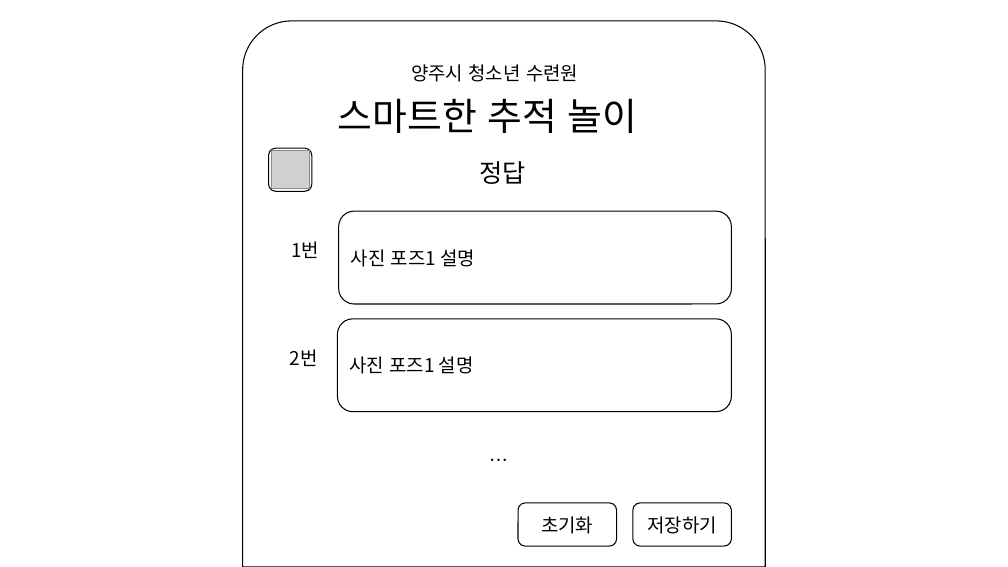
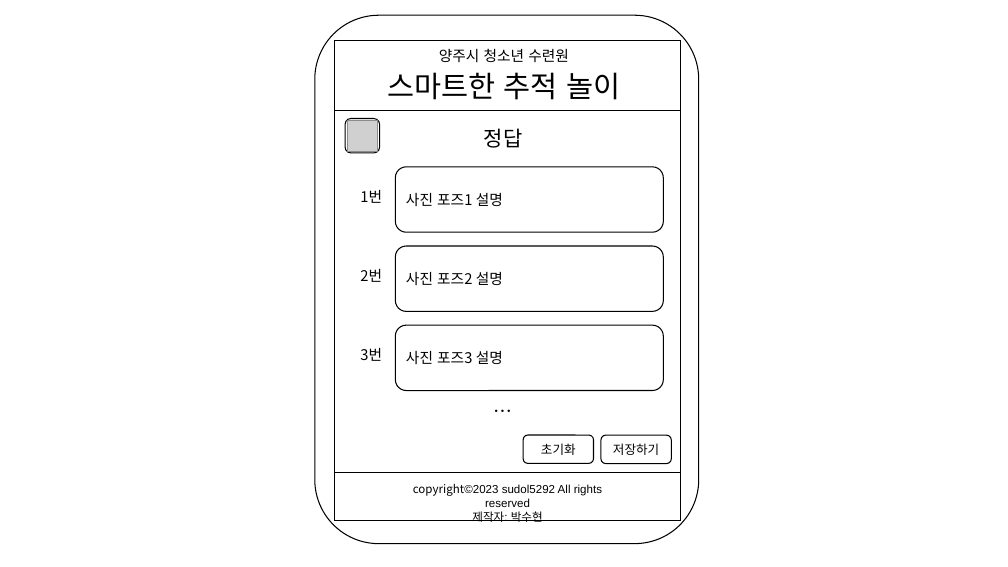
Before and after one commit to hyun5292/React, a slide deck: slide 4 of smart-tracking-game/smart-tracking-game-client/public/assets/스마트한_추적놀이_기획.pptx. Drawn at 1008x567 pixels with LibreOffice and Linux fonts; fonts in the diff are those of the drawing; grey boxes stand for pictures. Boxes give left, top, right and bottom in pixels: in the first picture for what was removed or moved away, otherwise in the second. Text is boxed around its words. In the diff, an @@ line names an element or a change of style, - is before the commit and + after.

```diff
--- a/smart-tracking-game/smart-tracking-game-client/public/assets/스마트한_추적놀이_기획.pptx
+++ b/smart-tracking-game/smart-tracking-game-client/public/assets/스마트한_추적놀이_기획.pptx
@@ round same rect removed at (243, 21, 765, 567) @@
@@ rounded rectangle added at (315, 15, 699, 544), fill #FFFFFF, outline #000000 1 pt @@
@@ rectangle added at (335, 40, 681, 110), fill #FFFFFF, outline #000000 1 pt @@
@@ text "양주시 청소년 수련원": place and size @@
-text "양주시 청소년 수련원" at (411, 64, 578, 82)
+text "양주시 청소년 수련원" at (439, 48, 569, 62)
@@ text "양주시 청소년 수련원" at (439, 48, 569, 62): size 18 to 14 pt; alignment left to centre @@
@@ text "스마트한 추적 놀이": place and size @@
-text "스마트한 추적 놀이" at (338, 98, 638, 133)
+text "스마트한 추적 놀이" at (388, 72, 620, 100)
@@ text "스마트한 추적 놀이" at (388, 72, 620, 100): size 36 to 28 pt; alignment left to centre @@
@@ rectangle added at (335, 110, 681, 473), fill #FFFFFF, outline #000000 1 pt @@
@@ rounded rectangle: place and size @@
-rounded rectangle at (268, 148, 312, 191)
+rounded rectangle at (346, 119, 380, 154)
@@ picture: place and size @@
-picture at (271, 150, 309, 188)
+picture at (347, 120, 377, 150)
@@ text "정답": place and size @@
-text "정답" at (480, 161, 526, 184)
+text "정답" at (484, 128, 523, 148)
@@ text "정답" at (484, 128, 523, 148): size 24 to 20 pt @@
@@ rounded rectangle "사진 포즈1 설명": place and size @@
-rounded rectangle "사진 포즈1 설명" at (339, 211, 732, 304)
+rounded rectangle "사진 포즈1 설명" at (395, 167, 664, 232)
@@ text "1번": place and size @@
-text "1번" at (291, 241, 319, 258)
+text "1번" at (360, 190, 382, 203)
@@ size 18 to 14 pt in 3 elements at (395, 167, 664, 232), (360, 190, 382, 203), (360, 269, 382, 282) @@
@@ text "2번": place and size @@
-text "2번" at (290, 349, 318, 366)
+text "2번" at (360, 269, 382, 282)
@@ rounded rectangle added at (395, 246, 664, 311), fill #FFFFFF, outline #000000 1 pt, 14 pt, text #000000 @@
+사진 포즈2 설명
@@ rounded rectangle "사진 포즈3 설명": place and size @@
-rounded rectangle "사진 포즈3 설명" at (337, 319, 731, 412)
+rounded rectangle "사진 포즈3 설명" at (395, 325, 664, 390)
@@ text added at (360, 348, 382, 361), 14 pt, text #000000 @@
+3번
@@ text in rounded rectangle at (406, 351, 503, 364): text changed; size 18 to 14 pt @@
-사진 포즈1 설명
+사진 포즈3 설명
@@ text "…" rewrapped from (473, 445, 526, 476) to (485, 395, 523, 417) @@
@@ rounded rectangle "초기화": place and size @@
-rounded rectangle "초기화" at (518, 503, 616, 546)
+rounded rectangle "초기화" at (523, 435, 594, 464)
@@ rounded rectangle "초기화" at (523, 435, 594, 464): size 18 to 12 pt @@
@@ rounded rectangle "저장하기" at (601, 436, 671, 464): size 18 to 12 pt @@
@@ rounded rectangle "저장하기": place and size @@
-rounded rectangle "저장하기" at (633, 503, 731, 546)
+rounded rectangle "저장하기" at (601, 436, 671, 464)
@@ rectangle added at (335, 473, 681, 521), fill #FFFFFF, outline #000000 1 pt @@
@@ text added at (413, 483, 602, 522), 11 pt, text #000000 @@
+copyright©2023 sudol5292 All rights reserved
+제작자: 박수현
```
Also in this commit, not shown: 3 other slides changed, 5 slides added, 2 other files.
